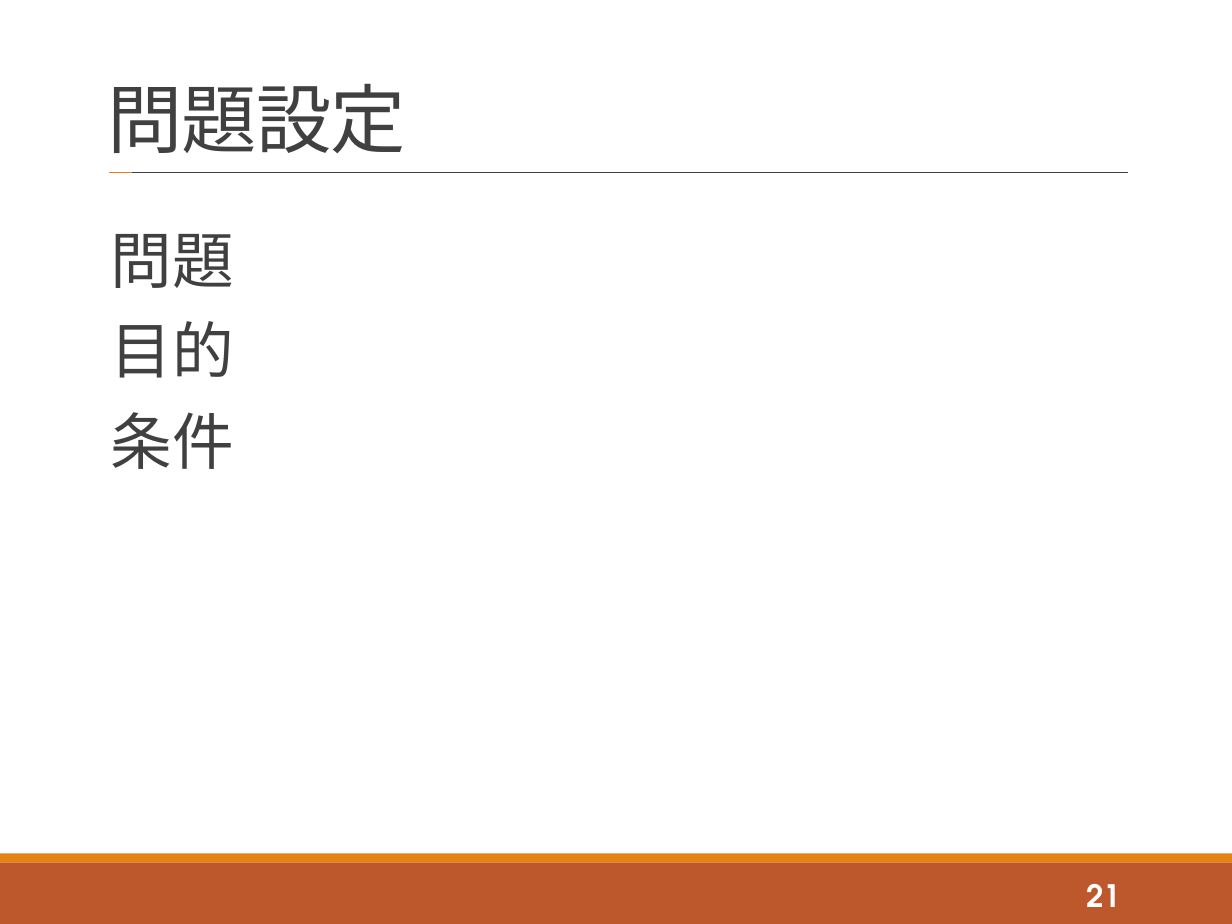
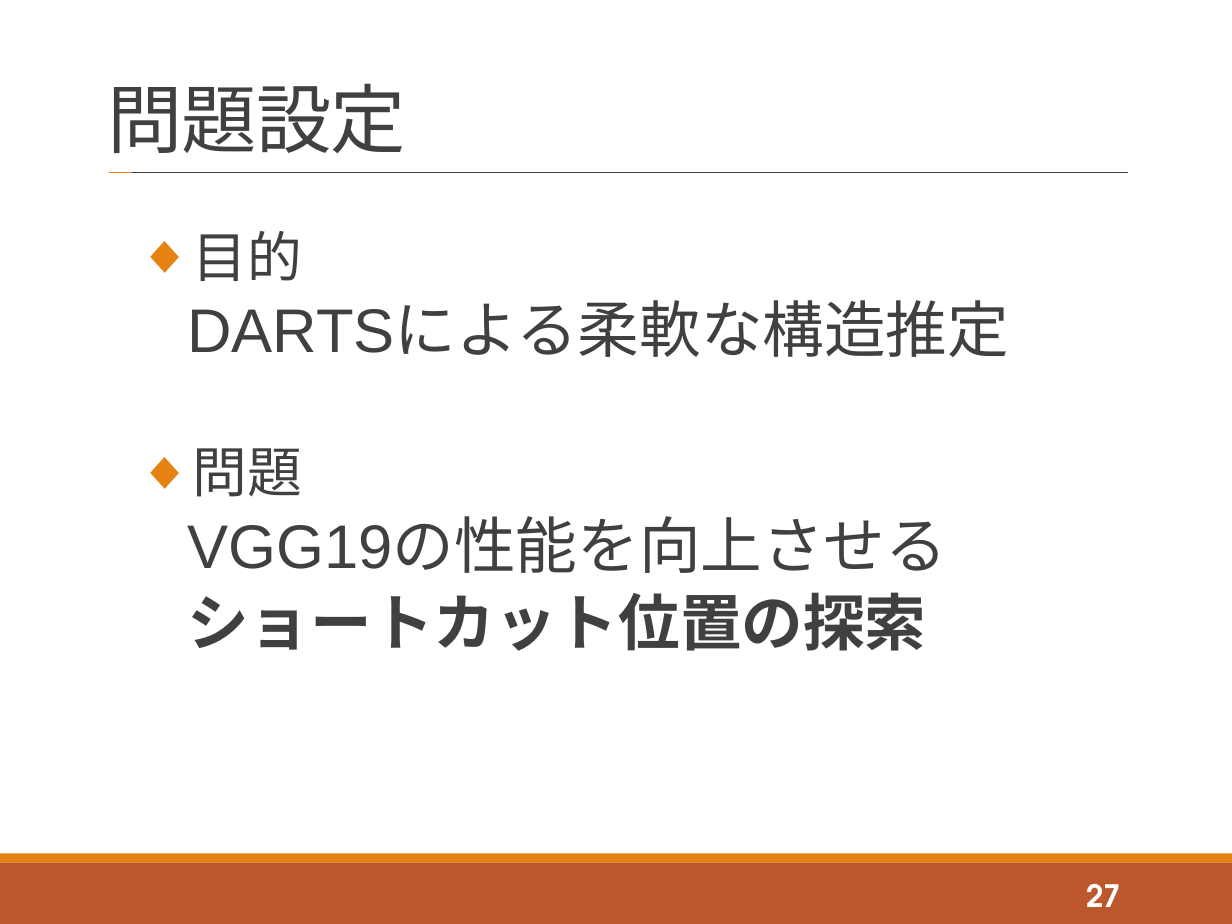
Before and after one commit to tatsuya-sugiyama/WeeklyReport, a slide deck: slide 27 of report/2020後期/2020_2nd_sugiyama.pptx (slide 21 before the commit). Drawn at 1232x924 pixels with LibreOffice and Linux fonts; fonts in the diff are those of the drawing. Boxes give left, top, right and bottom in pixels: in the first picture for what was removed or moved away, otherwise in the second. Text is boxed around its words. In the diff, an @@ line names an element or a change of style, - is before the commit and + after.

```diff
--- a/report/2020後期/2020_2nd_sugiyama.pptx
+++ b/report/2020後期/2020_2nd_sugiyama.pptx
@@ text at bbox=[187, 231, 1009, 357]: paragraphs added @@
+  ◆ 目的
+      DARTSによる柔軟な構造推定
@@ text at bbox=[193, 448, 303, 497]: size 36 to 32 pt in "問題"; bullet none to ◆; list level 1 to 2 in "問題" @@
@@ text at bbox=[187, 519, 947, 651]: text changed @@
-目的
-条件
+      VGG19の性能を向上させる
+      ショートカット位置の探索
@@ page number at bbox=[1086, 884, 1120, 907]: text changed @@
-21
+27
```
Also in this commit, not shown: 8 other slides changed, 17 slides added, 2 slides removed.
